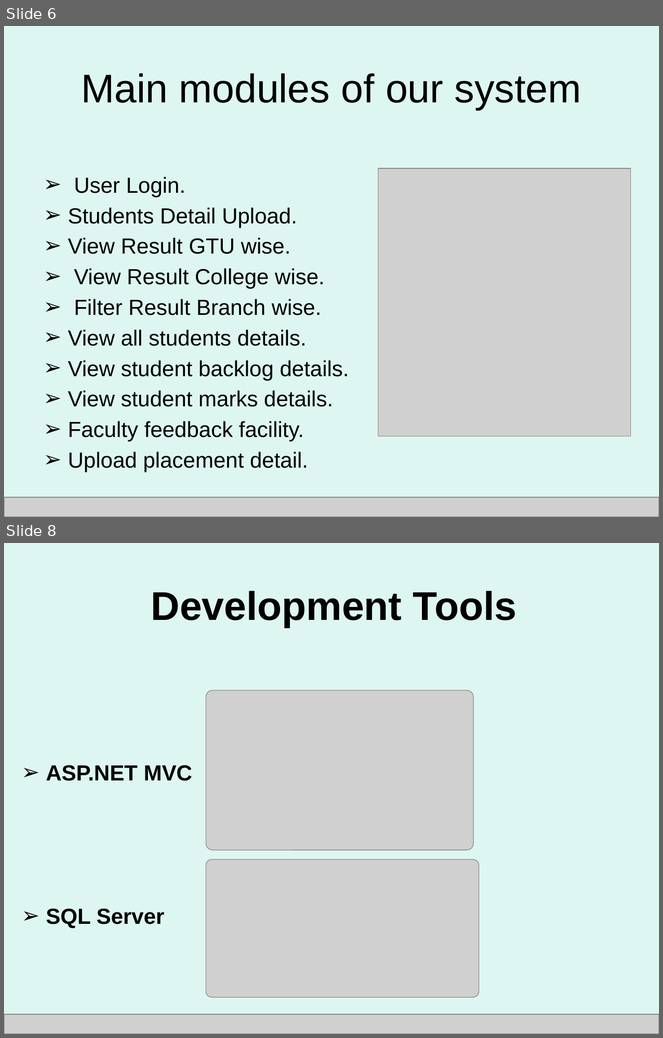
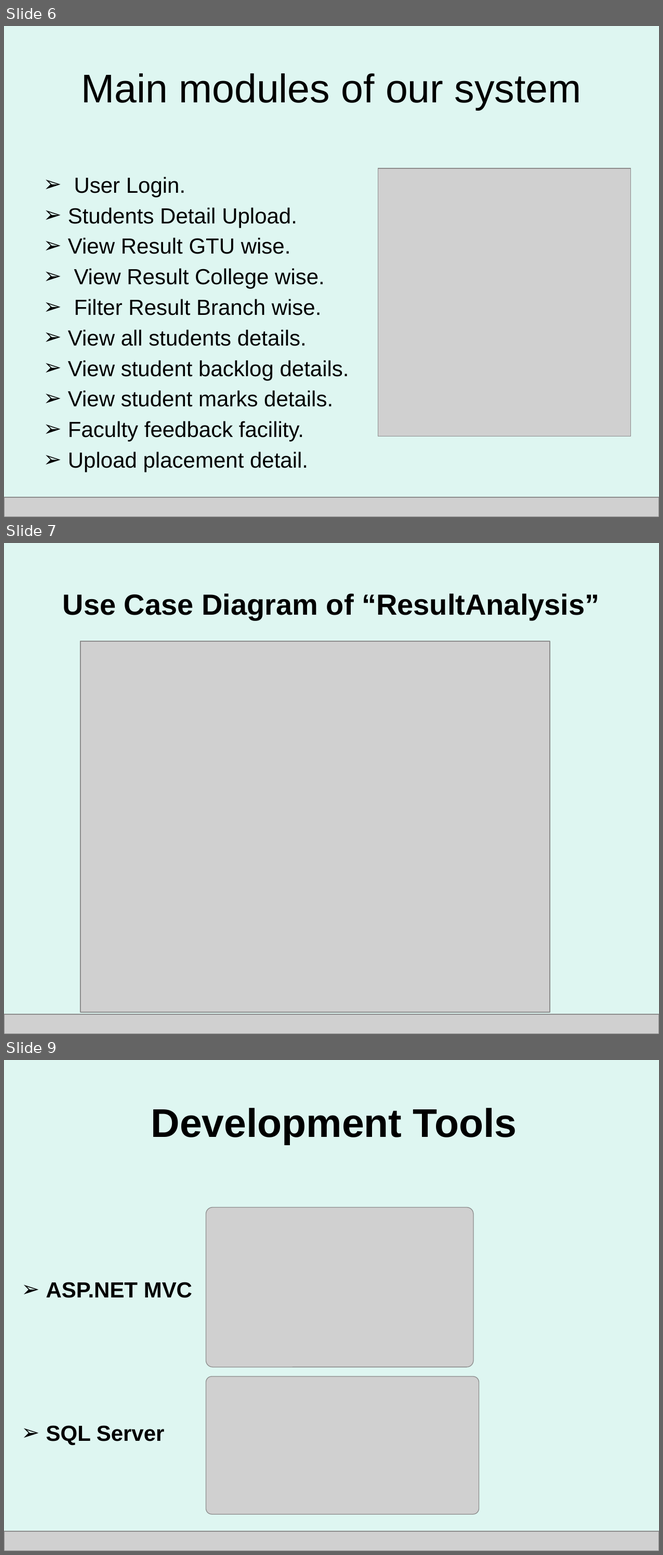
Before and after one commit to saurabhshukla123/Work, a slide deck: resultanalysis presentation/resultAnalysis.pptx. Shown one above the other, each under a label of ours: slides 6 and 8 before the commit, slides 6, 7 and 9 after it; the slides between them are not shown. The pictures are 663x1038 and 663x1555 pixels, drawn with LibreOffice and Linux fonts; fonts in the diff are those of the drawing; grey boxes stand for pictures; background and template pictures are left out. Boxes give left, top, right and bottom in pixels: in the first picture for what was removed or moved away, otherwise in the second. Text is boxed around its words. In the diff, an @@ line names an element or a change of style, - is before the commit and + after.

```diff
--- a/resultanalysis presentation/resultAnalysis.pptx
+++ b/resultanalysis presentation/resultAnalysis.pptx
@@ slide 7 added at [4,543,659,1034], background picture (left out) @@
@@ title added at [63,593,599,620], 32 pt, text #000000, bold @@
+Use Case Diagram of “ResultAnalysis”
@@ picture added at [80,641,551,1013] @@
@@ picture added at [4,1015,659,1034] @@
@@ what was slide 8 is now slide 9 @@
```
Also in this commit, not shown: 4 slides changed, 3 other slides added, 1 slide removed.
